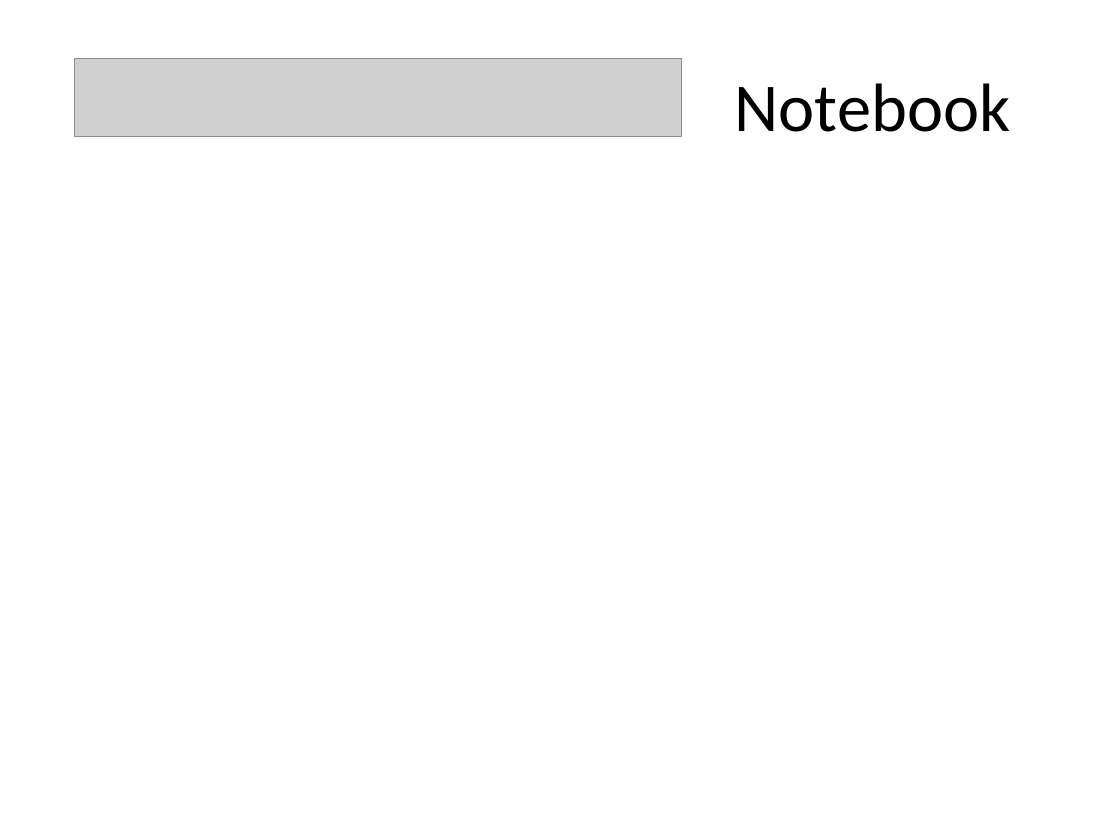
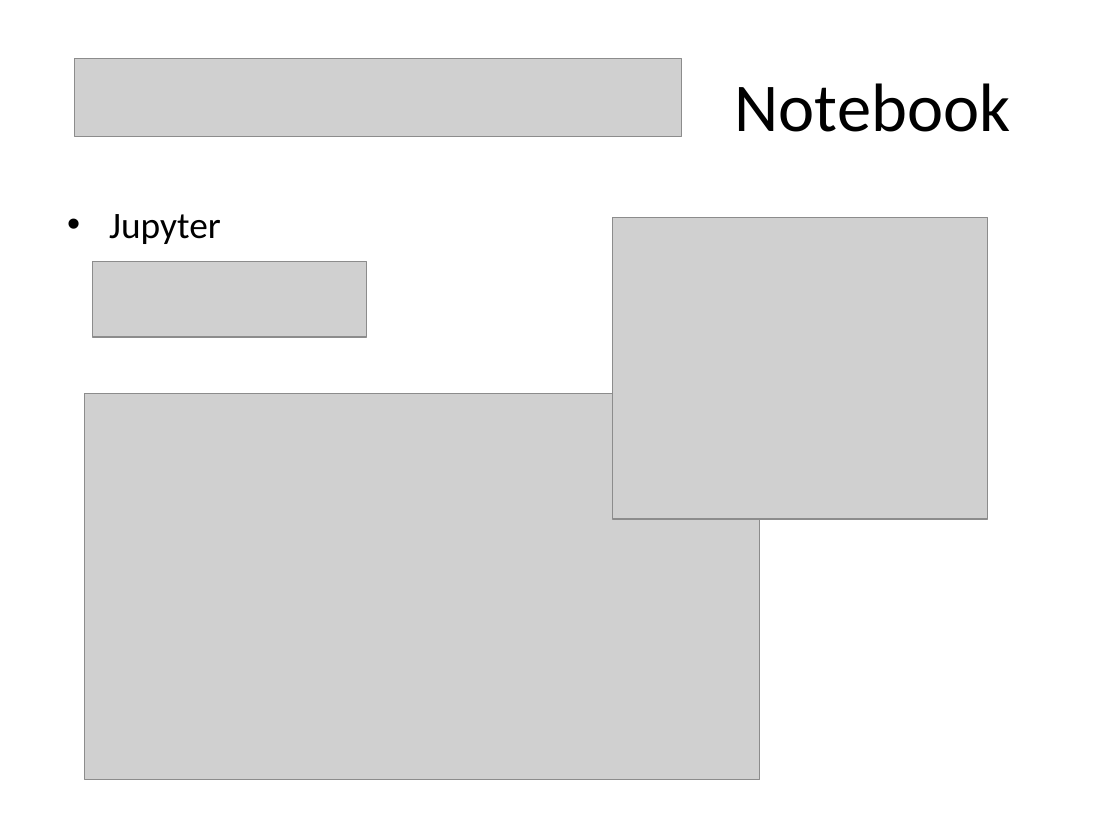
Before and after one commit to nulinspiratie/SilQ, a slide deck: slide 10 of personal/Steffi/How to presentation.pptx (slide 8 before the commit). Drawn at 1120x840 pixels with LibreOffice and Linux fonts; fonts in the diff are those of the drawing; grey boxes stand for pictures. Boxes give left, top, right and bottom in pixels: in the first picture for what was removed or moved away, otherwise in the second. Text is boxed around its words. In the diff, an @@ line names an element or a change of style, - is before the commit and + after.

```diff
--- a/personal/Steffi/How to presentation.pptx
+++ b/personal/Steffi/How to presentation.pptx
@@ text added at (109, 214, 221, 244), 24 pt, text #000000 @@
+• Jupyter
@@ picture added at (613, 217, 988, 520) @@
@@ picture added at (93, 261, 367, 337) @@
@@ picture added at (85, 393, 760, 780) @@
```
Also in this commit, not shown: 7 other slides changed, 3 slides added, 2 slides removed, 2 other files.
